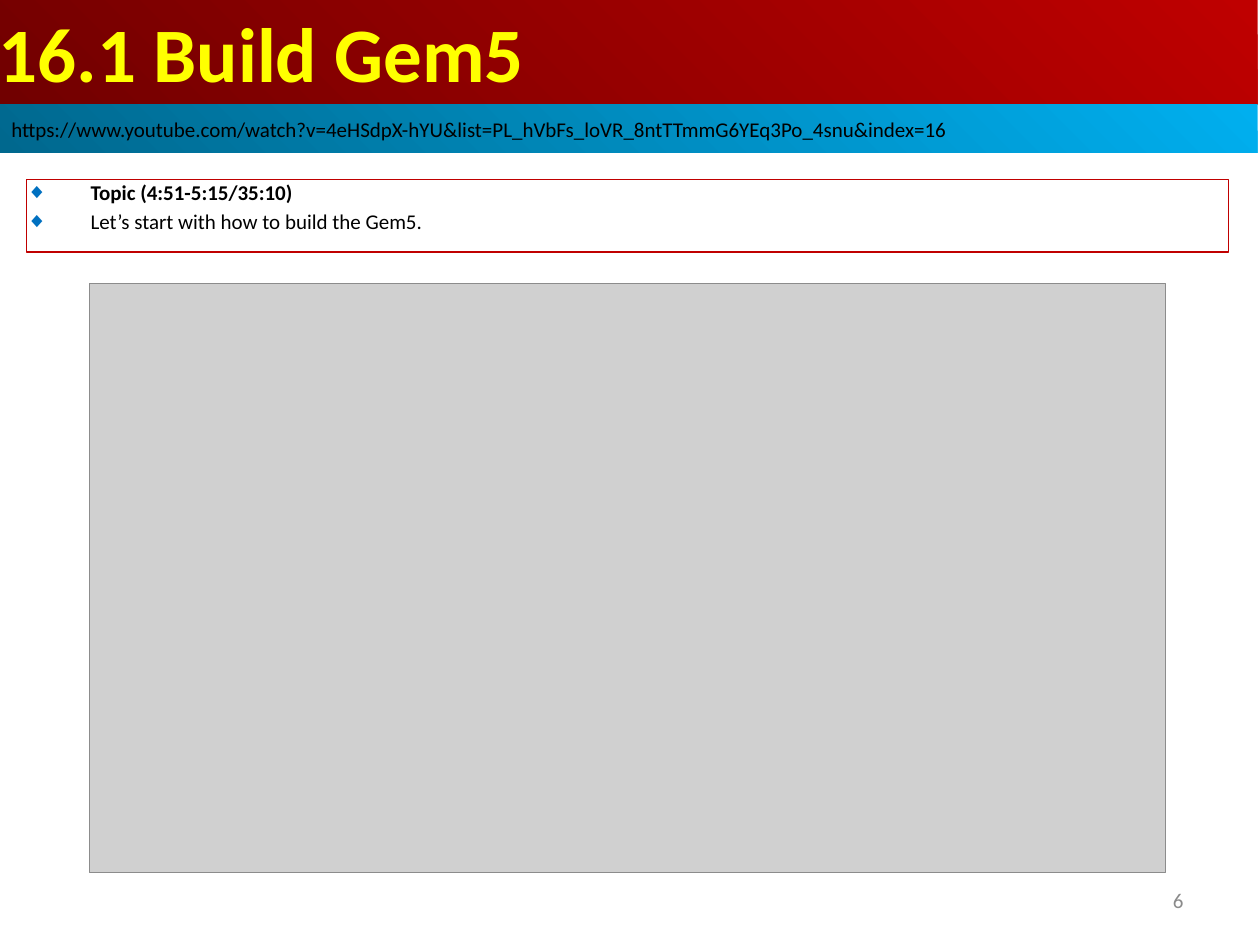
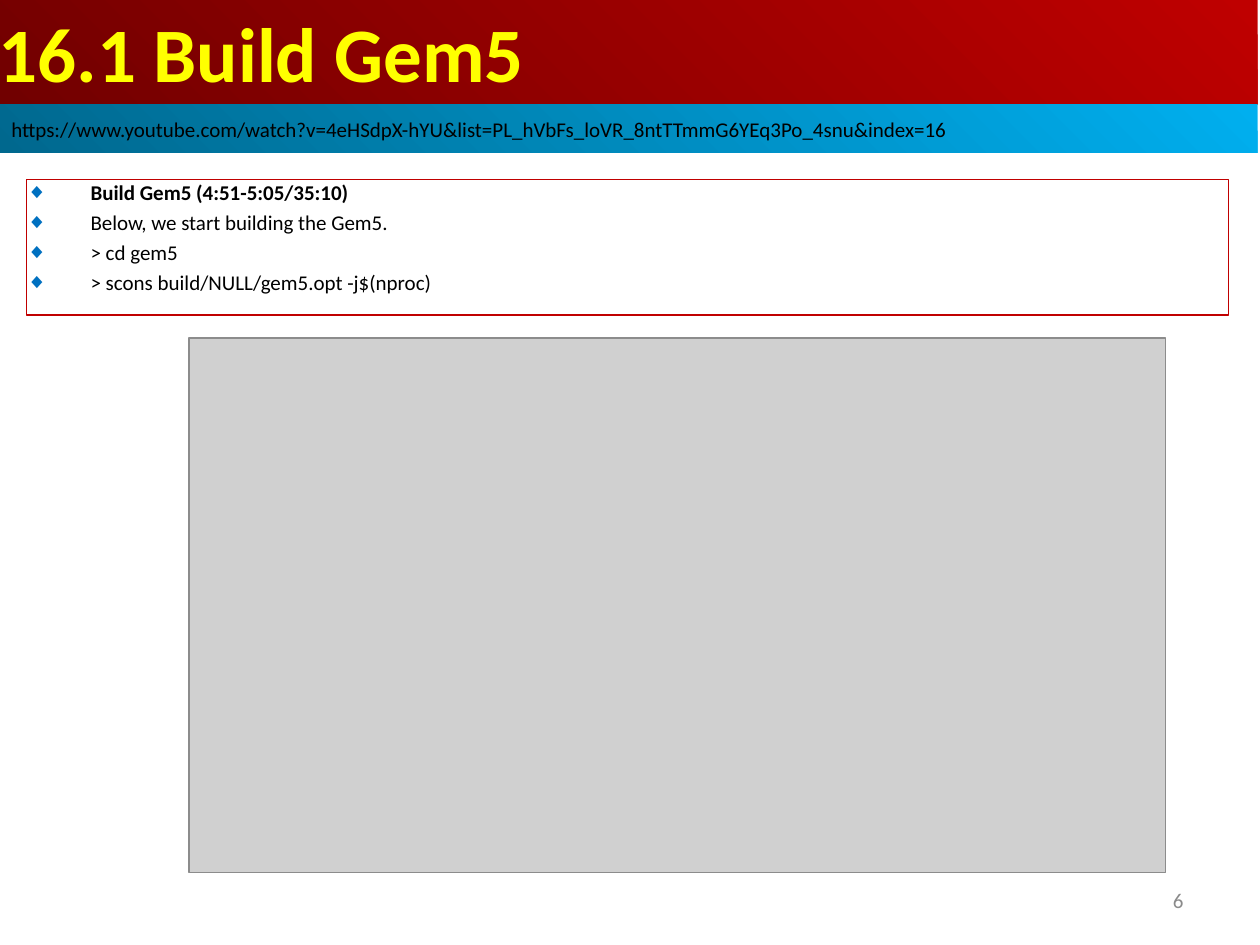
Before and after one commit to peterhchen/AIU_CS850_Gem5_McPAT, a slide deck: slide 6 of 050_Gem5/016.SimObj_01/000_Video/016.SimObj_01.ppt. Drawn at 1260x945 pixels with LibreOffice and Linux fonts; fonts in the diff are those of the drawing; grey boxes stand for pictures. Boxes give left, top, right and bottom in pixels: in the first picture for what was removed or moved away, otherwise in the second. Text is boxed around its words. In the diff, an @@ line names an element or a change of style, - is before the commit and + after.

```diff
--- a/050_Gem5/016.SimObj_01/000_Video/016.SimObj_01.ppt
+++ b/050_Gem5/016.SimObj_01/000_Video/016.SimObj_01.ppt
@@ rectangle "Build Gem5 (4:51-5:05/35:10)": place and size @@
-rectangle "Build Gem5 (4:51-5:05/35:10)" at bbox=[26, 179, 1228, 252]
+rectangle "Build Gem5 (4:51-5:05/35:10)" at bbox=[26, 179, 1228, 315]
@@ text in rectangle at bbox=[91, 184, 431, 294]: text changed @@
-◆ Topic (4:51-5:15/35:10)
-◆ Let’s start with how to build the Gem5.
+◆ Build Gem5 (4:51-5:05/35:10)
+◆ Below, we start building the Gem5.
+◆ > cd gem5
+◆ > scons build/NULL/gem5.opt -j$(nproc)
@@ picture: place and size @@
-picture at bbox=[89, 284, 1166, 873]
+picture at bbox=[189, 338, 1166, 872]
```
Also in this commit, not shown: 1 other slide changed, 2 slides added.
